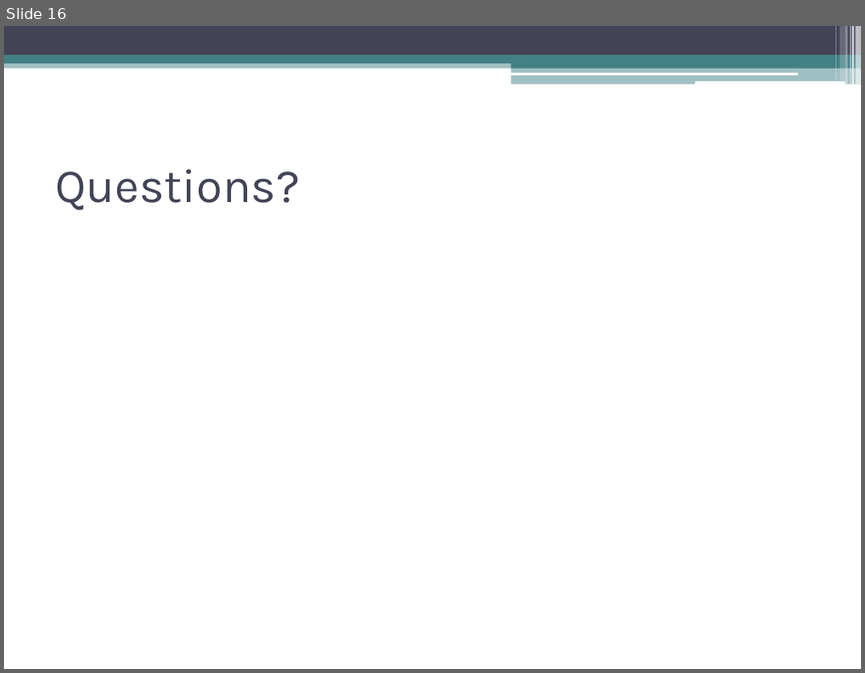
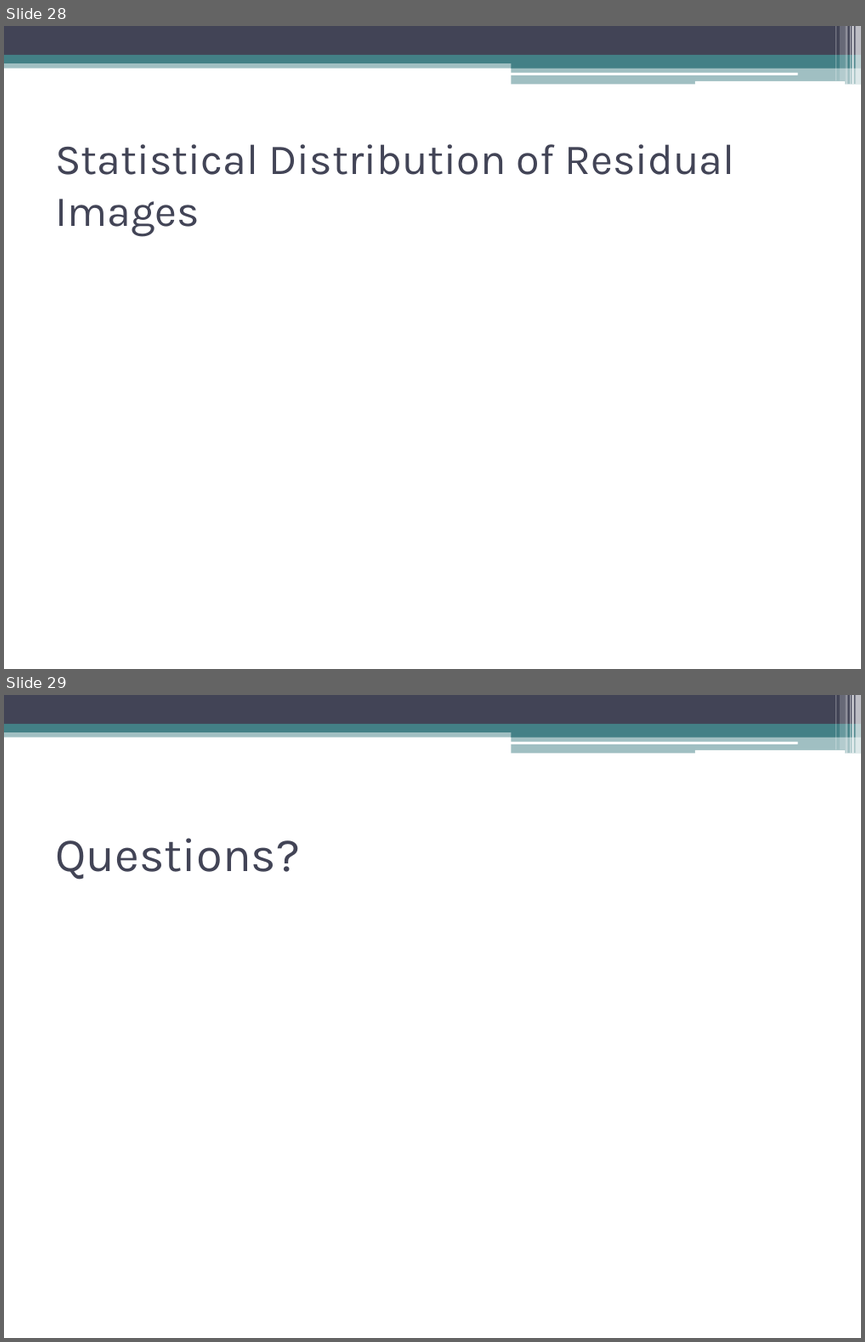
Before and after one commit to dyross/davidrossmastersproject, a slide deck: mastersProject/presentation/visualizationToolsForWebcams.pptx. Shown one above the other, each under a label of ours: slide 16 before the commit, slides 28 and 29 after it. The pictures are 865x673 and 865x1342 pixels, drawn with LibreOffice and Linux fonts; fonts in the diff are those of the drawing. Boxes give left, top, right and bottom in pixels: in the first picture for what was removed or moved away, otherwise in the second. Text is boxed around its words. In the diff, an @@ line names an element or a change of style, - is before the commit and + after.

```diff
--- a/mastersProject/presentation/visualizationToolsForWebcams.pptx
+++ b/mastersProject/presentation/visualizationToolsForWebcams.pptx
@@ slide 28 added at bbox=[4, 26, 861, 669], background #FFFFFF; not listed: 13 template elements that a slide beside it also shows @@
@@ title added at bbox=[55, 144, 734, 236], 36 pt, text #424456 @@
+Statistical Distribution of Residual Images
@@ what was slide 16 is now slide 29 @@
```
Also in this commit, not shown: 4 slides changed, 13 other slides added, 1 slide removed, 1 other file.
